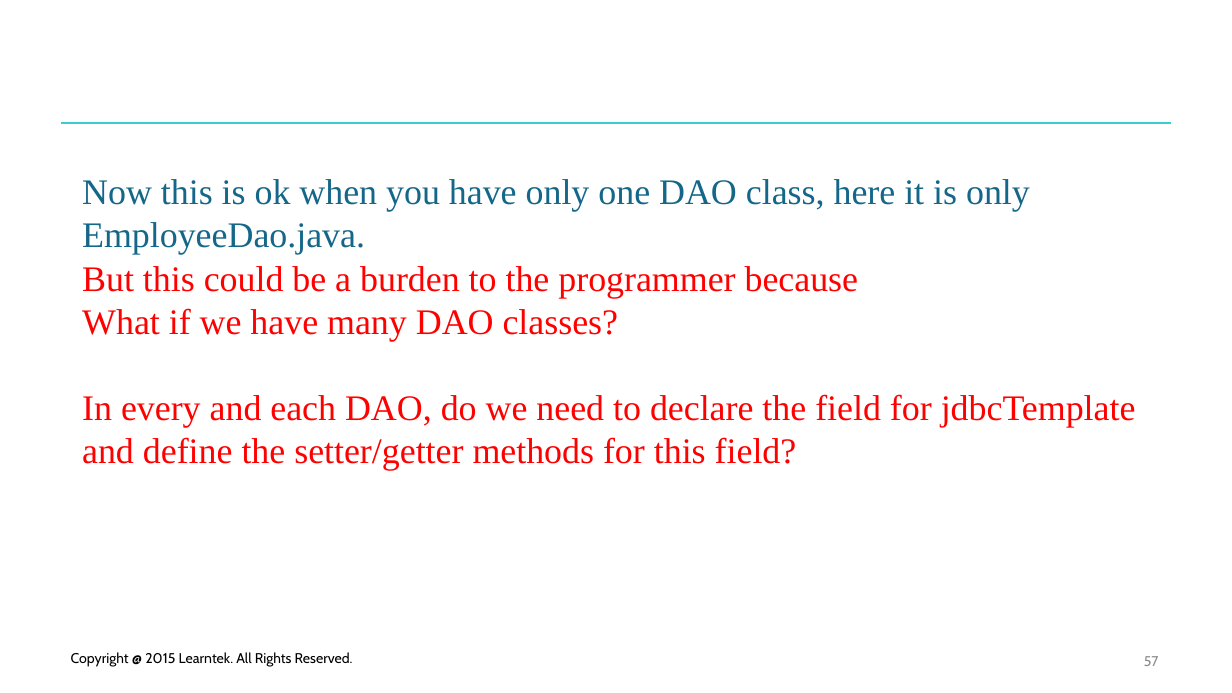
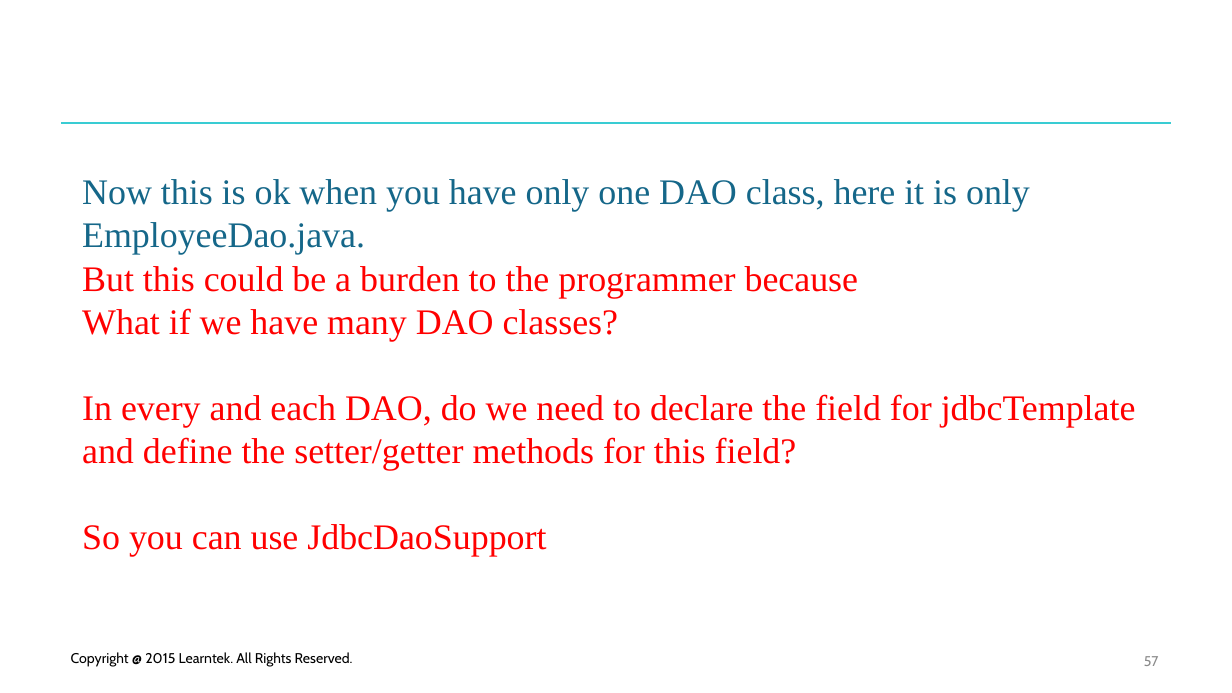
Before and after one commit to santoshkar/Spring, a slide deck: slide 57 of Presentations/Part-4-JdbcTemplate.pptx. Drawn at 1232x693 pixels with LibreOffice and Linux fonts; fonts in the diff are those of the drawing; background and template pictures are left out. Boxes give left, top, right and bottom in pixels: in the first picture for what was removed or moved away, otherwise in the second. Text is boxed around its words. In the diff, an @@ line names an element or a change of style, - is before the commit and + after.

```diff
--- a/Presentations/Part-4-JdbcTemplate.pptx
+++ b/Presentations/Part-4-JdbcTemplate.pptx
@@ text at (x1=82, y1=524, x2=546, y2=557): paragraph added @@
+So you can use JdbcDaoSupport
```
Also in this commit, not shown: 1 slide removed, 59 other files.
